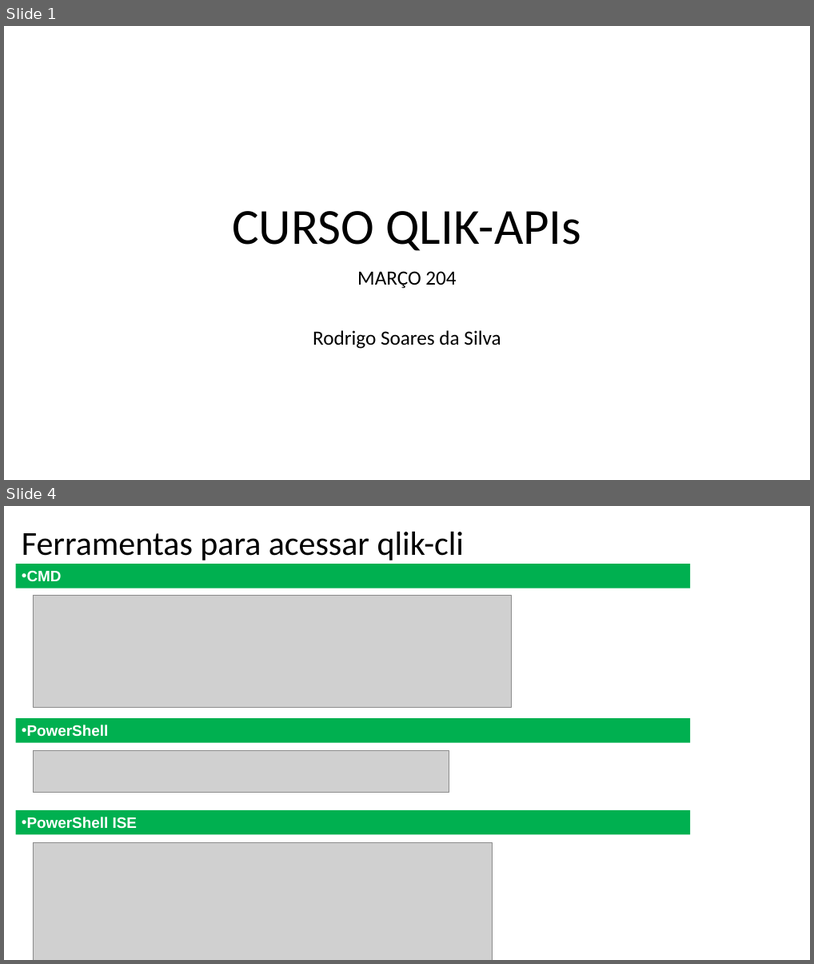
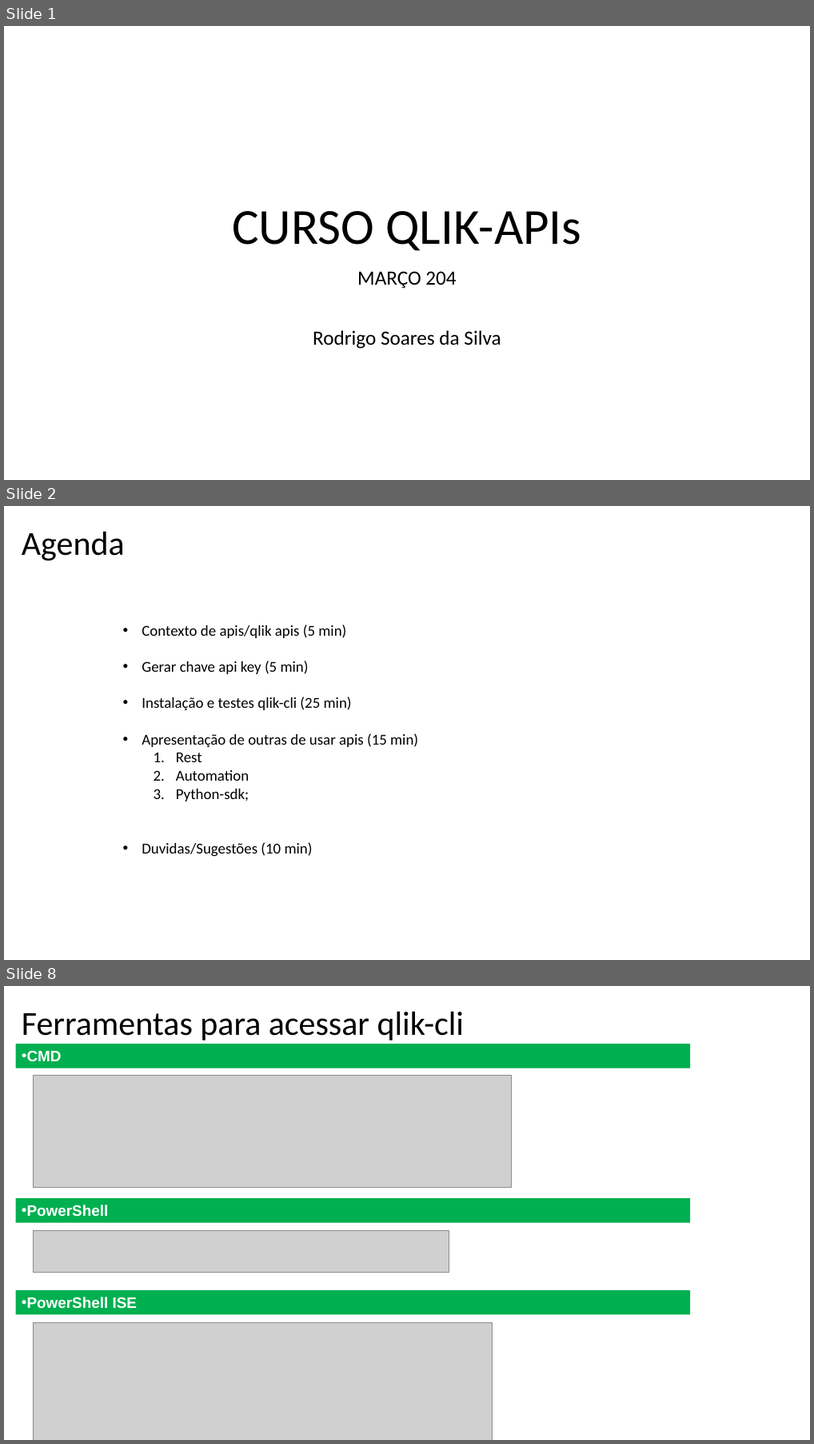
Before and after one commit to digaosss70/qlik-api-exemplos, a slide deck: qlik_apis.pptx. Shown one above the other, each under a label of ours: slides 1 and 4 before the commit, slides 1, 2 and 8 after it; the slides between them are not shown. The pictures are 814x964 and 814x1444 pixels, drawn with LibreOffice and Linux fonts; fonts in the diff are those of the drawing; grey boxes stand for pictures. Boxes give left, top, right and bottom in pixels: in the first picture for what was removed or moved away, otherwise in the second. Text is boxed around its words. In the diff, an @@ line names an element or a change of style, - is before the commit and + after.

```diff
--- a/qlik_apis.pptx
+++ b/qlik_apis.pptx
@@ slide 2 added at <box>4,506,810,960</box>, background #FFFFFF @@
@@ text added at <box>22,532,125,561</box>, 40 pt, text #000000 @@
+Agenda
@@ text added at <box>142,624,418,856</box>, 18 pt, text #000000 @@
+  • Contexto de apis/qlik apis (5 min)
+  • Gerar chave api key (5 min)
+  • Instalação e testes qlik-cli (25 min)
+  • Apresentação de outras de usar apis (15 min)
+    1. Rest
+    2. Automation
+    3. Python-sdk;
+  • Duvidas/Sugestões (10 min)
@@ what was slide 4 is now slide 8 @@
```
Also in this commit, not shown: 2 slides changed, 4 other slides added.
